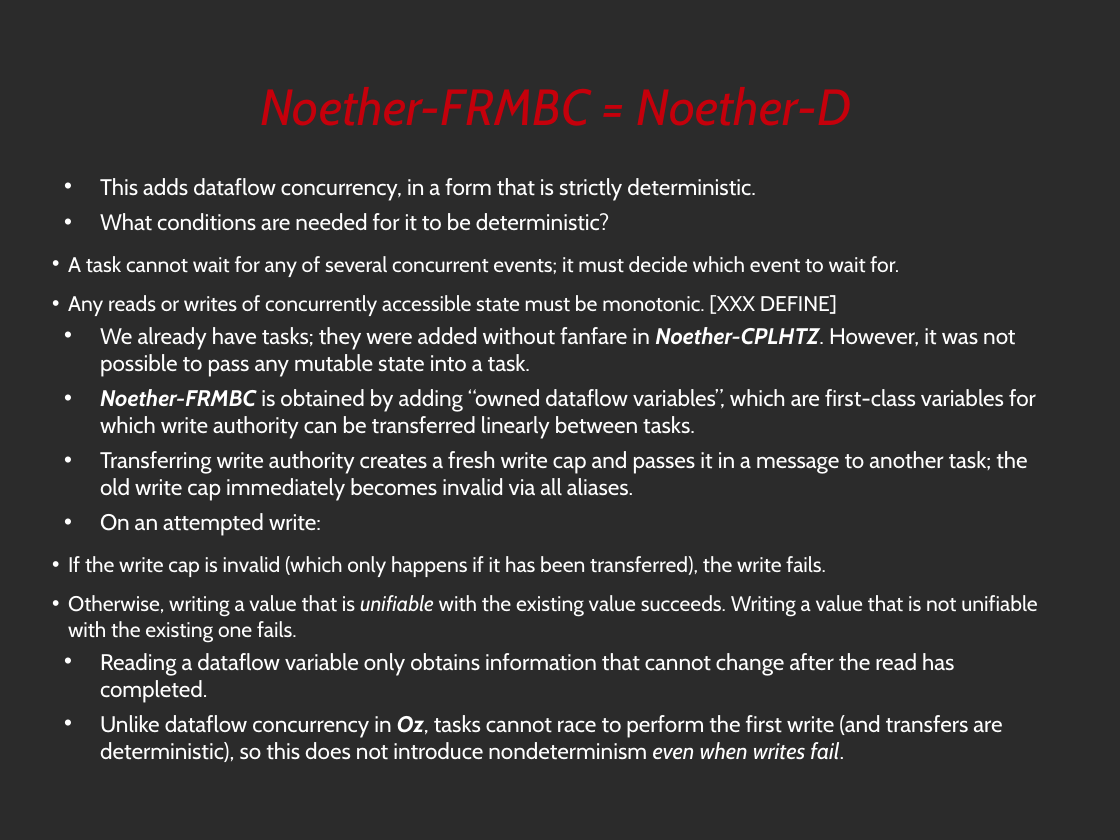
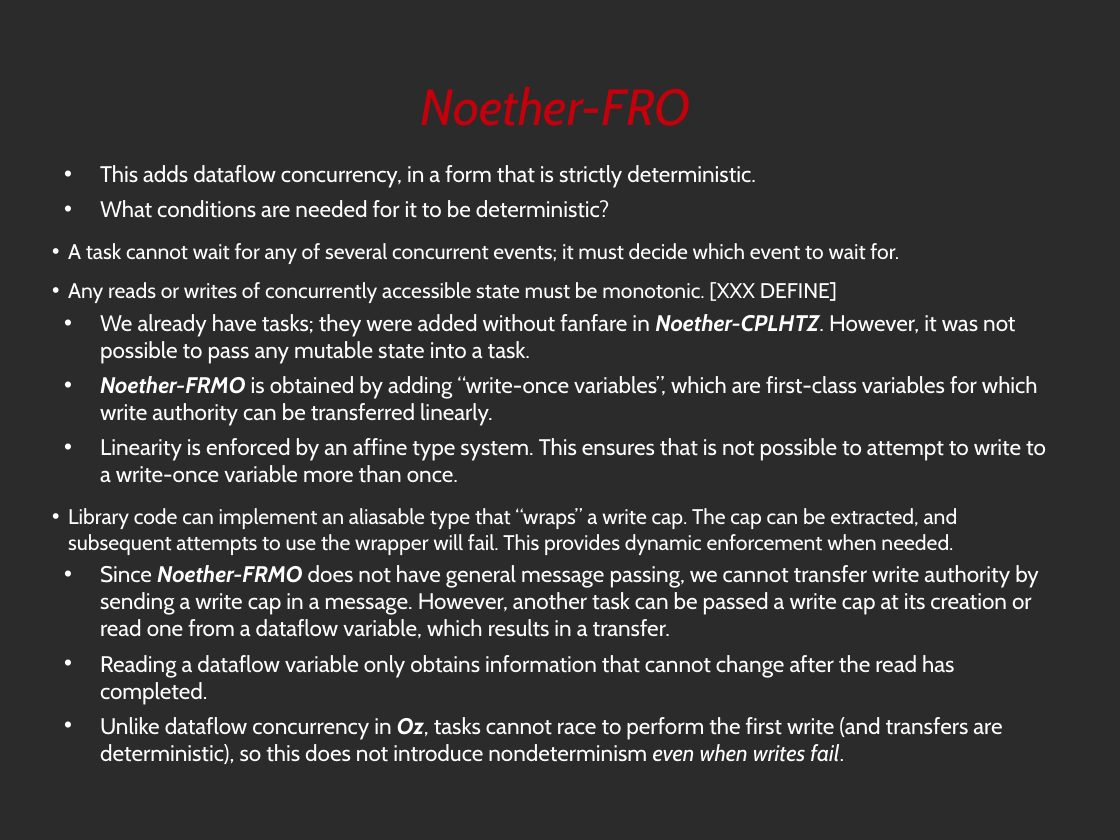
Before and after one commit to noether-lang/noether, a slide deck: slide 42 of doc/presentations/StrangeLoop/src/noether.odp (slide 46 before the commit). Drawn at 1120x840 pixels with LibreOffice and Linux fonts; fonts in the diff are those of the drawing; background and template pictures are left out; a plain dark background stands for a picture behind light text. Boxes give left, top, right and bottom in pixels: in the first picture for what was removed or moved away, otherwise in the second. Text is boxed around its words. In the diff, an @@ line names an element or a change of style, - is before the commit and + after.

Commit message:
Changes since Strange Loop presentation.

```diff
--- a/doc/presentations/StrangeLoop/src/noether.odp
+++ b/doc/presentations/StrangeLoop/src/noether.odp
@@ title at <box>421,87,691,126</box>: text changed @@
-Noether-FRMBC = Noether-D
+Noether-FRO
@@ text "This adds dataflow concurrency, in ...": place and size @@
-text "This adds dataflow concurrency, in ..." at <box>68,178,1037,737</box>
+text "This adds dataflow concurrency, in ..." at <box>68,165,1046,764</box>
@@ text at <box>68,376,1046,639</box>: text changed @@
-• Noether-FRMBC is obtained by adding “owned dataflow variables”, which are first-class variables for which write authority can be transferred linearly between tasks.
-• Transferring write authority creates a fresh write cap and passes it in a message to another task; the old write cap immediately becomes invalid via all aliases.
-• On an attempted write:
-  • If the write cap is invalid (which only happens if it has been transferred), the write fails.
-  • Otherwise, writing a value that is unifiable with the existing value succeeds. Writing a value that is not unifiable with the existing one fails.
+• Noether-FRMO is obtained by adding “write-once variables”, which are first-class variables for which write authority can be transferred linearly.
+• Linearity is enforced by an affine type system. This ensures that is not possible to attempt to write to a write-once variable more than once.
+  • Library code can implement an aliasable type that “wraps” a write cap. The cap can be extracted, and subsequent attempts to use the wrapper will fail. This provides dynamic enforcement when needed.
+• Since Noether-FRMO does not have general message passing, we cannot transfer write authority by sending a write cap in a message. However, another task can be passed a write cap at its creation or read one from a dataflow variable, which results in a transfer.
```
Also in this commit, not shown: 5 other slides changed, 1 slide added, 6 other files.
